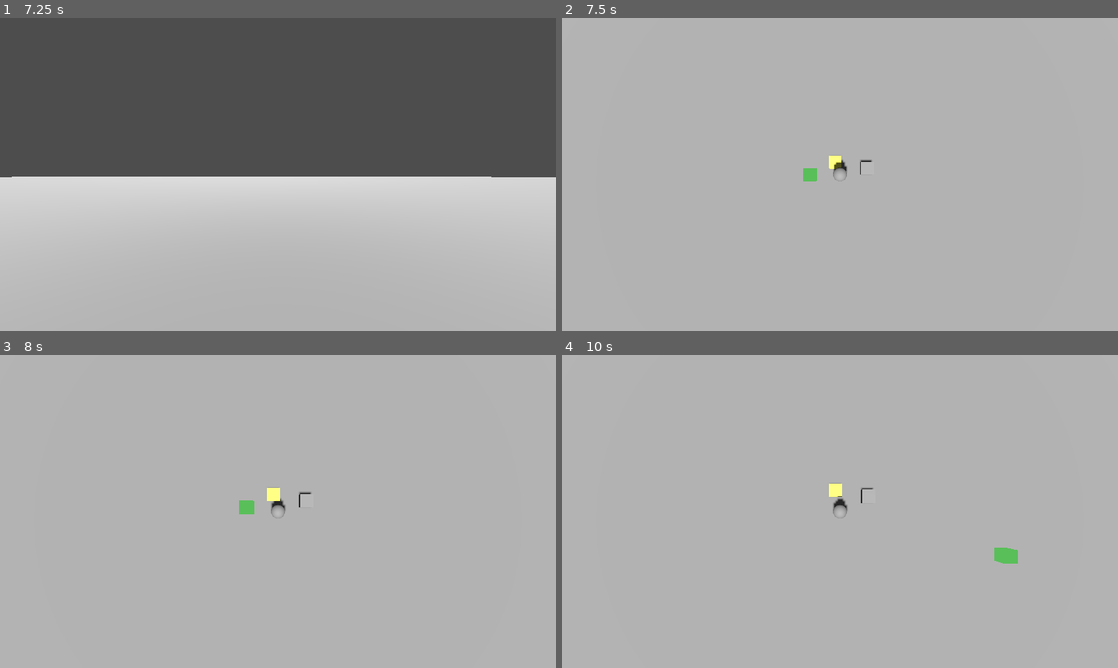
Above: before the commit, frames 1-4 (two rows, left to right).
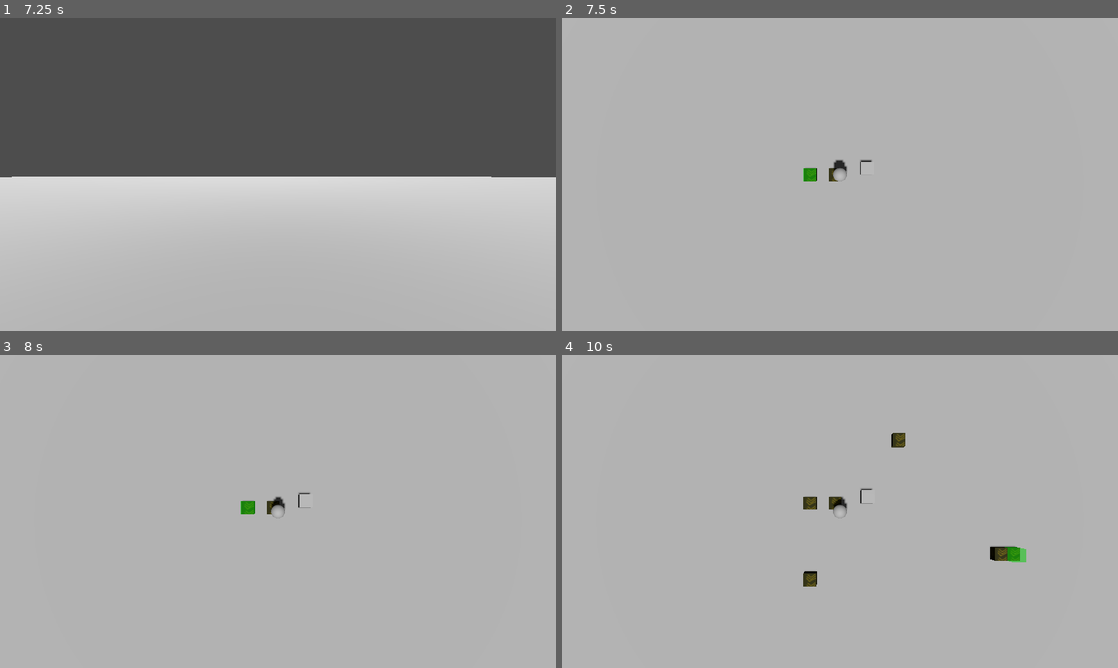
Above: after the commit, the same moments.

Repository: Tinigame/UPT-game-project
Game: Godot game, scene res://Scenes/world.tscn
Same seed, same stepped clock (60 frames per second), same inputs: the game is played once before the commit and once after it.
Inputs (mouse positions are in pixels of both pictures, inside the frame that each line leads up to):
- Up to frame 1 (7.25 s): tap Enter at 0.5, 2.75, 4.25 s; move the mouse to (305, 174) at 0.52 s; tap A (A) at 0.6, 3.05, 3.6, 6.05 s; click (305, 174) at 0.67 s; tap D (D) at 0.8, 1.35, 3.8, 4.35, 6.8 s; tap Space (space) at 1.25, 2.3, 2.85, 3.5, 5, 5.3, 6.6 s; move the mouse to (250, 174) at 1.27 s; click (250, 174) at 1.42 s; tap S (S) at 1.55, 2.1, 4.55, 5.1 s; move the mouse to (289, 168) at 2.02 s; click (289, 168) at 2.17 s; move the mouse to (272, 180) at 2.77 s; click (272, 180) at 2.92 s; move the mouse to (316, 177) at 3.52 s; click (316, 177) at 3.67 s; move the mouse to (233, 171) at 4.27 s; click (233, 171) at 4.42 s; move the mouse to (283, 174) at 5.02 s; click (283, 174) at 5.17 s; move the mouse to (255, 168) at 5.77 s; tap W (W) at 5.85 s; click (255, 168) at 5.92 s; move the mouse to (305, 174) at 6.52 s; click (305, 174) at 6.67 s
- Up to frame 2 (7.5 s): move the mouse to (812, 174) at 7.27 s; tap B (switchcam) at 7.35 s; click (812, 174) at 7.42 s
- Up to frame 3 (8 s): tap S (S) at 7.55 s
- Up to frame 4 (10 s): move the mouse to (895, 442) at 8.02 s; tap A (A) at 8.1, 9.05 s; click (895, 442) at 8.17 s; tap Space (space) at 8.3 s; move the mouse to (812, 574) at 8.77 s; tap D (D) at 8.85, 9.8 s; click (812, 574) at 8.92 s; move the mouse to (1006, 558) at 9.52 s; tap S (S) at 9.6 s; click (1006, 558) at 9.67 s

Frame 1 is identical in both runs. In frame 2, 0.2% of the frame differs, in the area x 43-51%, y 44-53%; in frame 3, 0.3%; in frame 4, 0.9%, in the area x 43-84%, y 24-74%.

Commit message:
BUILDIN WORKS!!

Diff:
--- /dev/null
+++ b/Resources/buildings/2x2 rock.tres
@@ -0,0 +1,18 @@
+[gd_resource type="Resource" script_class="Building" load_steps=4 format=3 uid="uid://dny13yyml5yhr"]
+
+[ext_resource type="Script" uid="uid://dbtoj443lgn6a" path="res://Scripts/building_resource_script.gd" id="1_gbe0e"]
+
+[sub_resource type="StandardMaterial3D" id="StandardMaterial3D_gbe0e"]
+albedo_color = Color(0.359069, 0.359069, 0.359069, 1)
+
+[sub_resource type="BoxMesh" id="BoxMesh_i5d80"]
+material = SubResource("StandardMaterial3D_gbe0e")
+size = Vector3(2, 2, 2)
+
+[resource]
+script = ExtResource("1_gbe0e")
+building_name = "rock"
+building_size = Vector3(2, 2, 2)
+building_mesh = SubResource("BoxMesh_i5d80")
+building_health = 1000.0
+metadata/_custom_type_script = "uid://dbtoj443lgn6a"
--- a/Resources/buildings/conveyor_belt.tres
+++ b/Resources/buildings/conveyor_belt.tres
@@ -1,15 +1,21 @@
-[gd_resource type="Resource" script_class="Building" load_steps=4 format=3 uid="uid://d3v5t0dtpvewh"]
+[gd_resource type="Resource" script_class="Building" load_steps=5 format=3 uid="uid://d3v5t0dtpvewh"]
 
 [ext_resource type="Script" uid="uid://dbtoj443lgn6a" path="res://Scripts/building_resource_script.gd" id="1_03vpt"]
+[ext_resource type="Texture2D" uid="uid://bgyc0uex0irha" path="res://Assets/Textures/conveyor.png" id="1_dmevg"]
 
 [sub_resource type="StandardMaterial3D" id="StandardMaterial3D_03vpt"]
-albedo_color = Color(1, 1, 0.419608, 1)
+albedo_color = Color(0.650552, 0.649244, 1.92523e-07, 1)
+albedo_texture = ExtResource("1_dmevg")
+uv1_scale = Vector3(3, 3, 3)
+uv1_offset = Vector3(0.1, 0, 0)
 
 [sub_resource type="BoxMesh" id="BoxMesh_dmevg"]
 material = SubResource("StandardMaterial3D_03vpt")
+size = Vector3(1, 0.5, 1)
 
 [resource]
 script = ExtResource("1_03vpt")
-building_size = Vector3(1, 1, 1)
+building_name = "conveyor"
+building_size = Vector3(1, 0.5, 1)
 building_mesh = SubResource("BoxMesh_dmevg")
 building_health = 10.0
--- a/Scenes/building.tscn
+++ b/Scenes/building.tscn
@@ -1,13 +1,3 @@
-[gd_scene load_steps=3 format=3 uid="uid://cal73ykiyki7y"]
-
-[sub_resource type="BoxShape3D" id="BoxShape3D_ib5h3"]
-
-[sub_resource type="BoxMesh" id="BoxMesh_ib5h3"]
+[gd_scene format=3 uid="uid://cal73ykiyki7y"]
 
 [node name="Building" type="StaticBody3D"]
-
-[node name="CollisionShape3D" type="CollisionShape3D" parent="."]
-shape = SubResource("BoxShape3D_ib5h3")
-
-[node name="MeshInstance3D" type="MeshInstance3D" parent="."]
-mesh = SubResource("BoxMesh_ib5h3")
--- a/Scenes/building_manager.gd
+++ b/Scenes/building_manager.gd
@@ -2,6 +2,10 @@
 #summons buildings when player calls the function to do it
 
 @export var building_base : PackedScene
+
+var id = 0
+var buildings : Array = []
+var occupied_cells : Dictionary = {}
 
 func _physics_process(_delta: float) -> void:
 	if Globals.buildmode == true and Input.is_mouse_button_pressed(MOUSE_BUTTON_LEFT):
@@ -10,6 +14,20 @@
 
 func build_building(build_info : Building):
 		var building = building_base.instantiate()
+
+		#Add the required cells into a list
+		var required_x = int(build_info.building_size.x)
+		var required_z = int(build_info.building_size.z)
+		var required_cells : Array
+		for x in range(required_x):
+			for z in range(required_z):
+				required_cells.append(Globals.building_location + Vector3(x, 0, z))
+
+		#check if those cells are already in use
+		for cell in required_cells:
+			if occupied_cells.has(cell):
+				print(cell, " building space occupied")
+				return
 
 		#adds collision shape to building
 		var building_collision = CollisionShape3D.new()
@@ -23,7 +41,16 @@
 		building_mesh.mesh = build_info.building_mesh
 		building.add_child(building_mesh)
 
-		#make the buildings get stored in a
-		#list or sumth so you can manage their location and health
+		#adds a name to the building and an id
+		building.name = String(build_info.building_name + str(id))
+		id = id + 1
+
+		#moves the building to the correct position
+		building.position = Vector3(Globals.building_location.x, build_info.building_size.y / 2, Globals.building_location.z)
 
 		add_child(building)
+		buildings.append(building)
+
+		#mark the cells as occupied
+		for cell in required_cells:
+			occupied_cells[cell] = building
--- a/Scripts/building_resource_script.gd
+++ b/Scripts/building_resource_script.gd
@@ -1,5 +1,7 @@
 class_name Building
 extends Resource
+
+@export var building_name : String
 
 @export var building_size : Vector3
 @export var building_mesh : Mesh
--- a/Scripts/playerscript.gd
+++ b/Scripts/playerscript.gd
@@ -121,7 +121,7 @@
 		ghost_location = get_mouse_world_position()
 		update_build_ghost(ghost_location, ghost_instance)
 		ghost_instance.show()
-		Globals.building_location = ghost_location
+		Globals.building_location = Vector3(ghost_location.x, 0, ghost_location.z)
 	elif Globals.buildmode == false:
 		ghost_instance.hide()
 
Binary file added: Assets/Textures/conveyor.png
Not shown, added: Assets/Textures/conveyor.png.import
